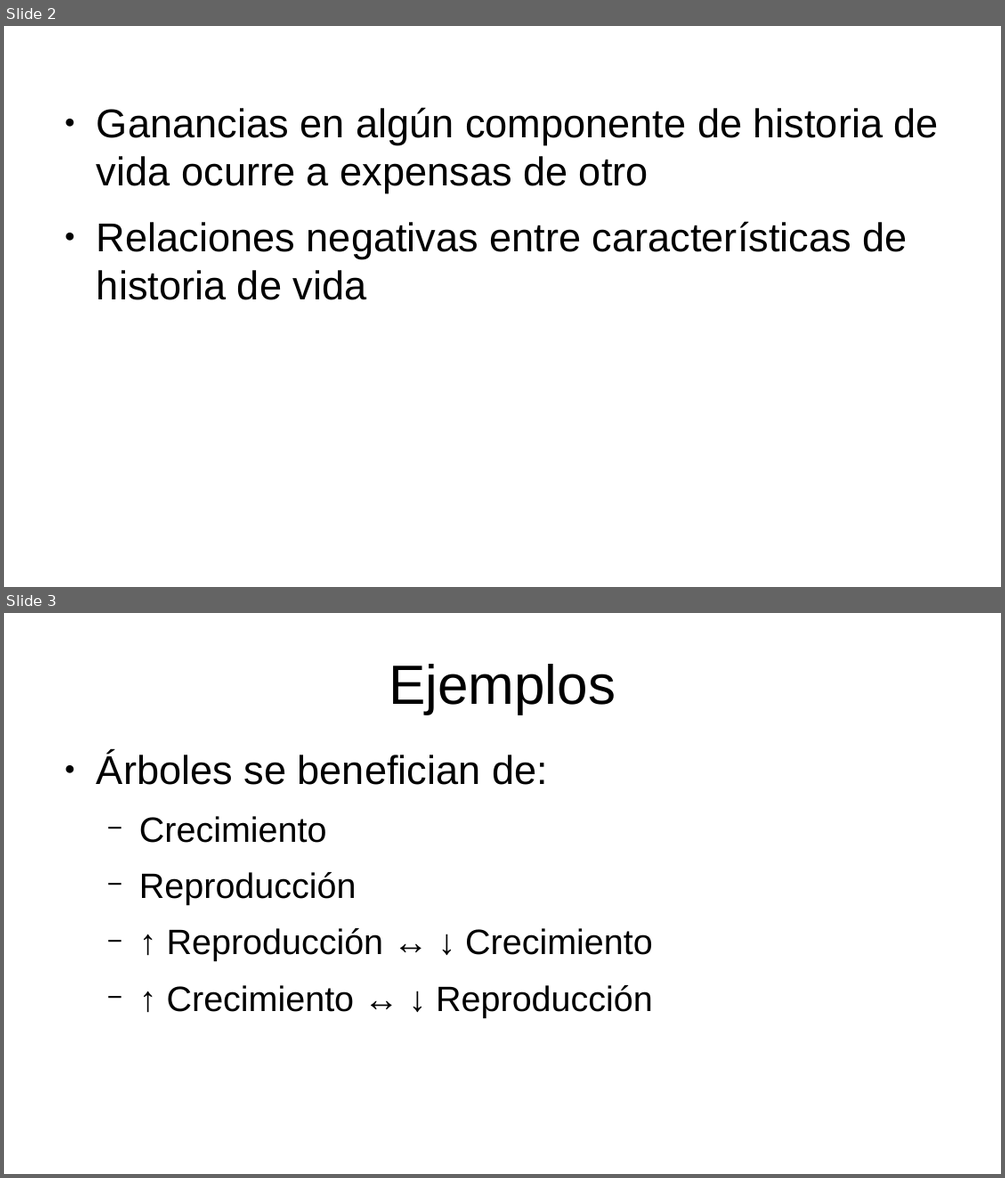
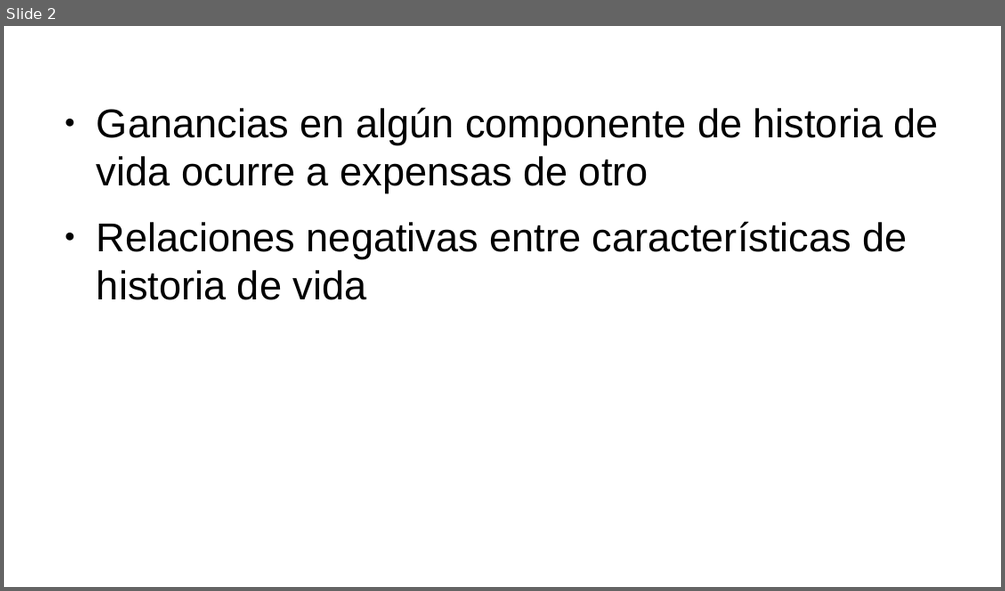
Before and after one commit to gerardommc/Ecologia-poblaciones, a slide deck: Unidad-3/Compromisos.odp. Shown one above the other, each under a label of ours: slides 2 and 3 before the commit, slide 2 after it. The pictures are 1005x1178 and 1005x591 pixels, drawn with LibreOffice and Linux fonts; fonts in the diff are those of the drawing. Boxes give left, top, right and bottom in pixels: in the first picture for what was removed or moved away, otherwise in the second. Text is boxed around its words. In the diff, an @@ line names an element or a change of style, - is before the commit and + after.

```diff
--- a/Unidad-3/Compromisos.odp
+++ b/Unidad-3/Compromisos.odp
@@ slide 3 removed at (x1=4, y1=613, x2=1001, y2=1174), background #FFFFFF @@
@@ title removed at (x1=388, y1=664, x2=615, y2=714) @@
-Ejemplos
@@ text removed at (x1=97, y1=753, x2=653, y2=1018) @@
-● Árboles se benefician de:
-  − Crecimiento
-  − Reproducción
-  − ↑ Reproducción ↔ ↓ Crecimiento
-  − ↑ Crecimiento ↔ ↓ Reproducción
```
Also in this commit, not shown: 1 slide changed, 8 slides added, 14 other files.
